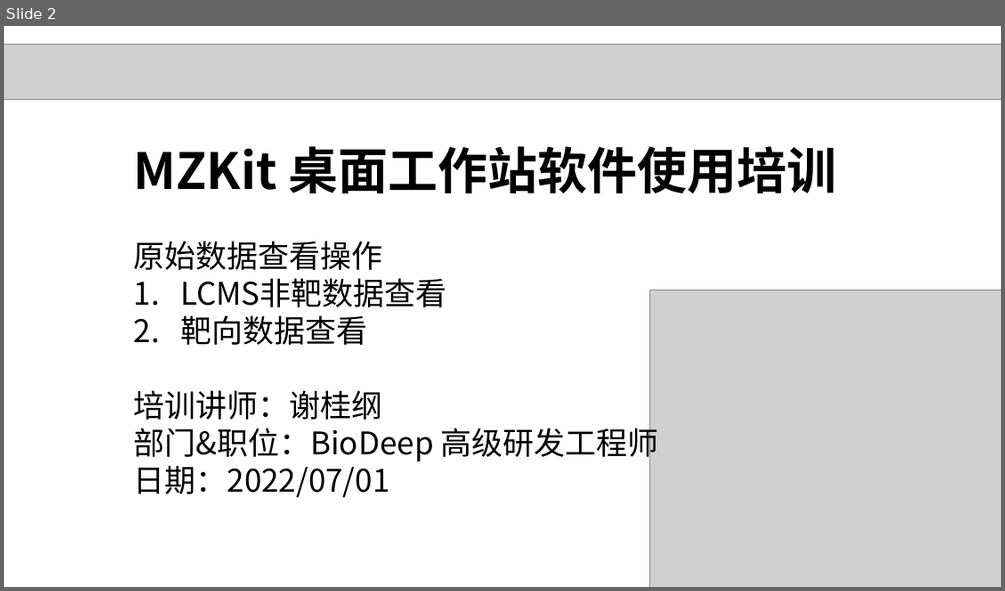
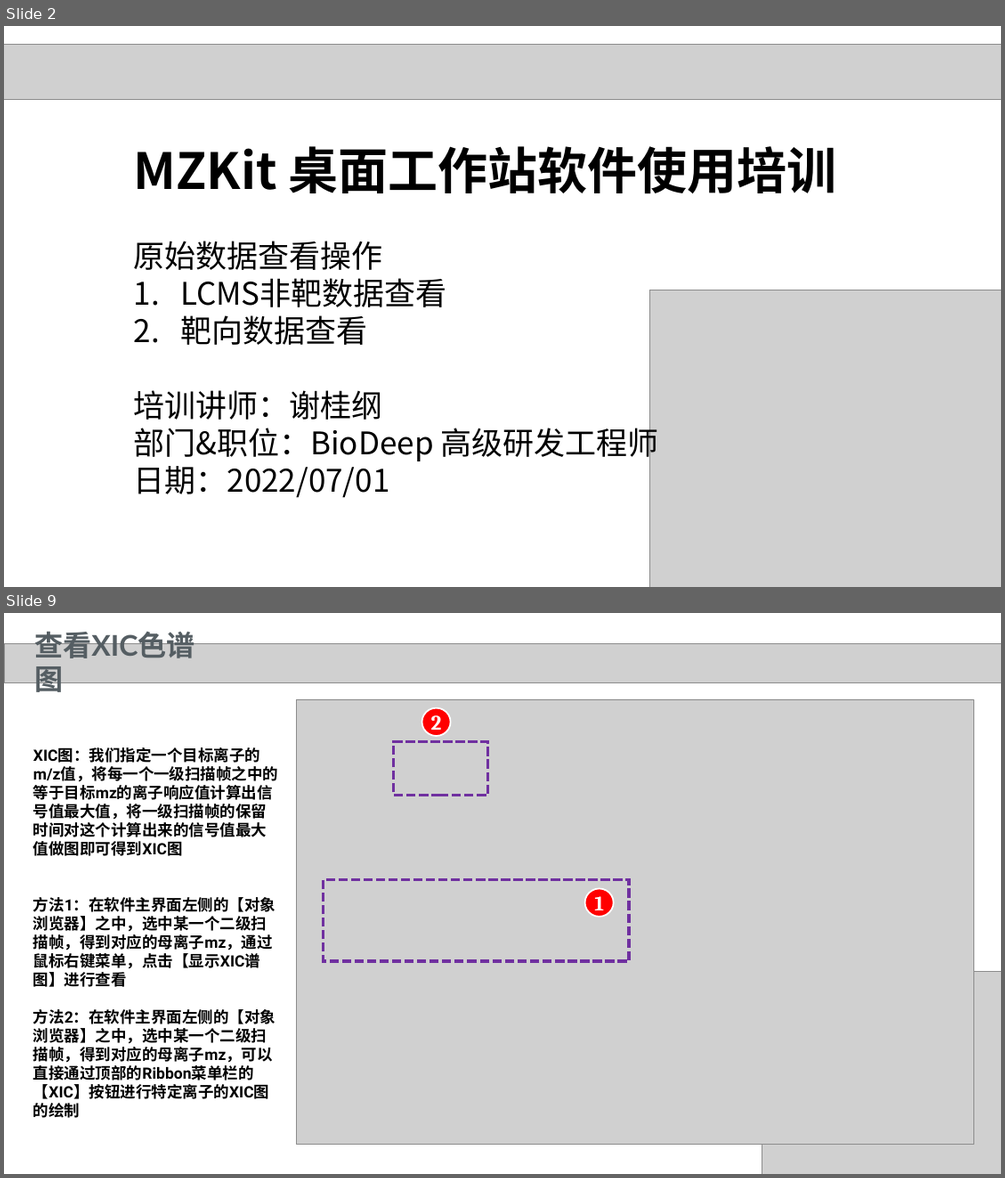
Before and after one commit to xieguigang/mzkit_win32, a slide deck: extdata/man-zh.pptx. Shown one above the other, each under a label of ours: slide 2 before the commit, slides 2 and 9 after it; the slides between them are not shown. The pictures are 1005x591 and 1005x1178 pixels, drawn with LibreOffice and Linux fonts; fonts in the diff are those of the drawing; grey boxes stand for pictures. Boxes give left, top, right and bottom in pixels: in the first picture for what was removed or moved away, otherwise in the second. Text is boxed around its words. In the diff, an @@ line names an element or a change of style, - is before the commit and + after.

```diff
--- a/extdata/man-zh.pptx
+++ b/extdata/man-zh.pptx
@@ slide 9 added at bbox=[4, 613, 1001, 1174], background #FFFFFF @@
@@ text added at bbox=[34, 626, 194, 658], 55 pt, text #555E63, bold @@
+查看XIC色谱图
@@ picture added at bbox=[4, 644, 1001, 683] @@
@@ picture added at bbox=[296, 699, 973, 1143] @@
@@ ellipse added at bbox=[422, 708, 450, 736], fill #FF0000, outline #FFFFFF 3 pt, 40 pt, text #FFFFFF, bold @@
+2
@@ rectangle added at bbox=[394, 742, 487, 795], outline #7030A0 6 pt dashed @@
@@ text added at bbox=[33, 747, 279, 1099], 30 pt, text #000000, bold @@
+XIC图：我们指定一个目标离子的m/z值，将每一个一级扫描帧之中的等于目标mz的离子响应值计算出信号值最大值，将一级扫描帧的保留时间对这个计算出来的信号值最大值做图即可得到XIC图
+方法1：在软件主界面左侧的【对象浏览器】之中，选中某一个二级扫描帧，得到对应的母离子mz，通过鼠标右键菜单，点击【显示XIC谱图】进行查看
+方法2：在软件主界面左侧的【对象浏览器】之中，选中某一个二级扫描帧，得到对应的母离子mz，可以直接通过顶部的Ribbon菜单栏的【XIC】按钮进行特定离子的XIC图的绘制
@@ rectangle added at bbox=[324, 879, 629, 961], outline #7030A0 6 pt dashed @@
@@ ellipse added at bbox=[585, 889, 614, 916], fill #FF0000, outline #FFFFFF 3 pt, 40 pt, text #FFFFFF, bold @@
+1
@@ picture added at bbox=[761, 971, 1001, 1174] @@
```
Also in this commit, not shown: 4 slides changed, 6 other slides added.
